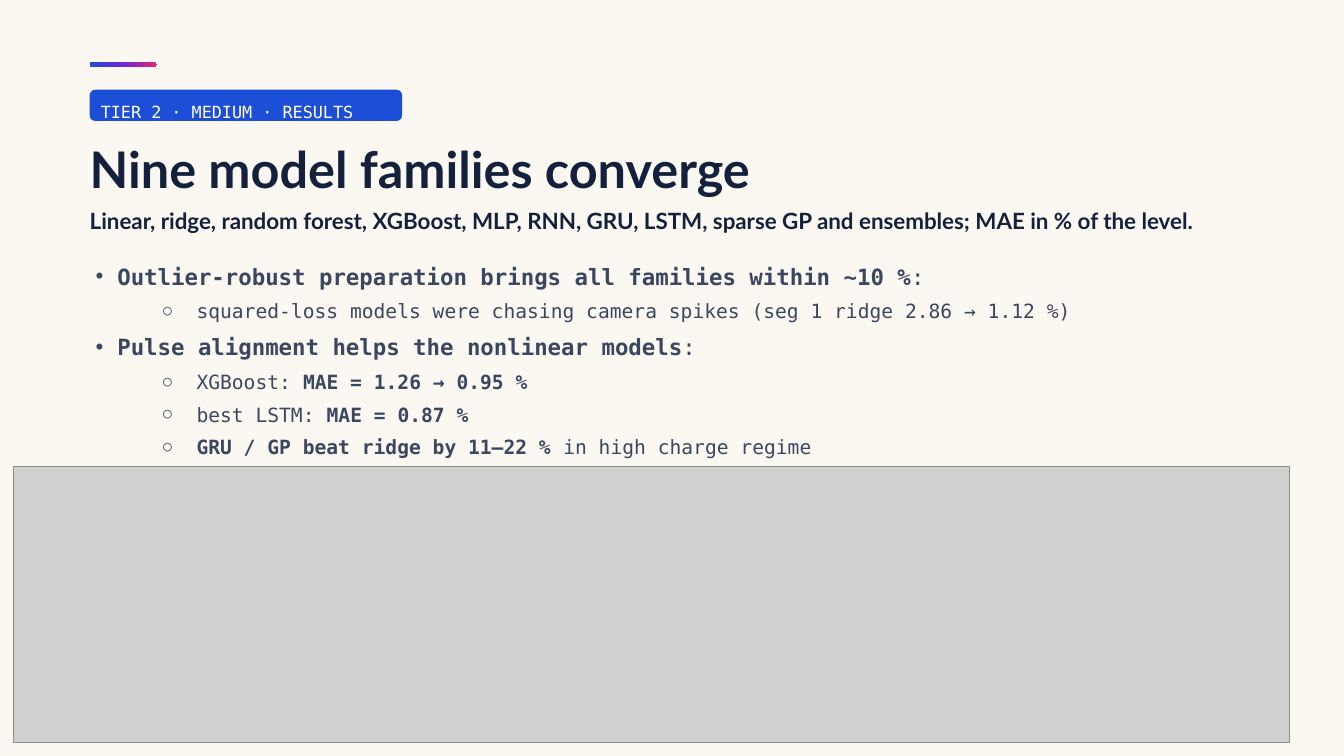
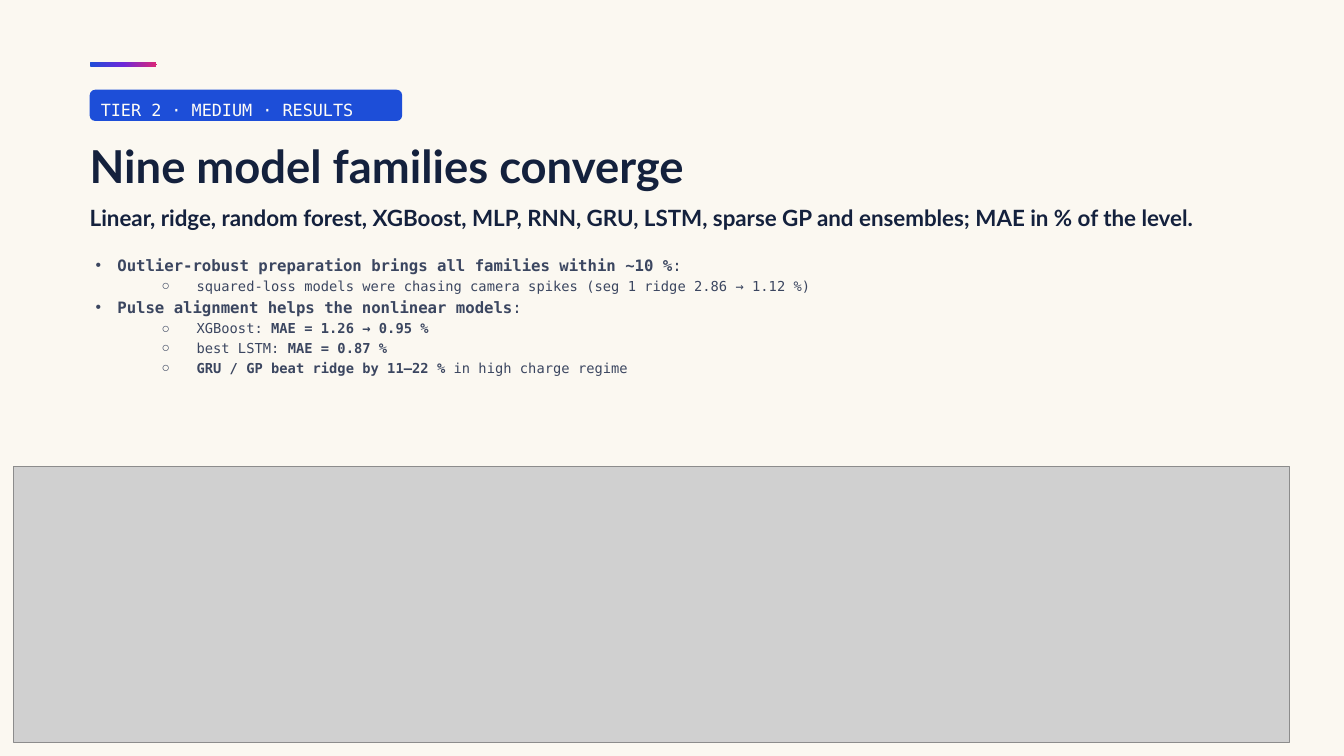
Before and after one commit to aghribi/artifact-hackathon-2026, a slide deck: slide 18 of challenges/optimisation/fast-approximate/Forecasting_results_clear.pptx. Drawn at 1344x756 pixels with LibreOffice and Linux fonts; fonts in the diff are those of the drawing; grey boxes stand for pictures. Boxes give left, top, right and bottom in pixels: in the first picture for what was removed or moved away, otherwise in the second. Text is boxed around its words. In the diff, an @@ line names an element or a change of style, - is before the commit and + after.

```diff
--- a/challenges/optimisation/fast-approximate/Forecasting_results_clear.pptx
+++ b/challenges/optimisation/fast-approximate/Forecasting_results_clear.pptx
@@ text "TIER 2 · MEDIUM · ..." at (101,103,354,117): line spacing 1.4 to 1.3 @@
@@ title "Nine model families converge" at (90,149,683,191): size 36 to 32.4 pt @@
@@ text "Linear, ridge, random forest, XGBoost, ..." at (90,209,1193,230): line spacing 1.4 to 1.3 @@
@@ text "Outlier-robust preparation brings all families ..." at (117,258,785,376): size 16 to 11.2 pt in "Outlier-robust preparation brings all families within ~10 ...", "Pulse alignment helps the nonlinear models:"; size 14 to 9.8 pt in "squared-loss models were chasing camera spikes (seg ...", "XGBoost: MAE = 1.26 → 0.95 %", "best LSTM: MAE = 0.87 %", "GRU / GP beat ridge by 11–22 ..."; line spacing 1.4 to 1.2 @@
```
Also in this commit, not shown: 20 other slides changed.
